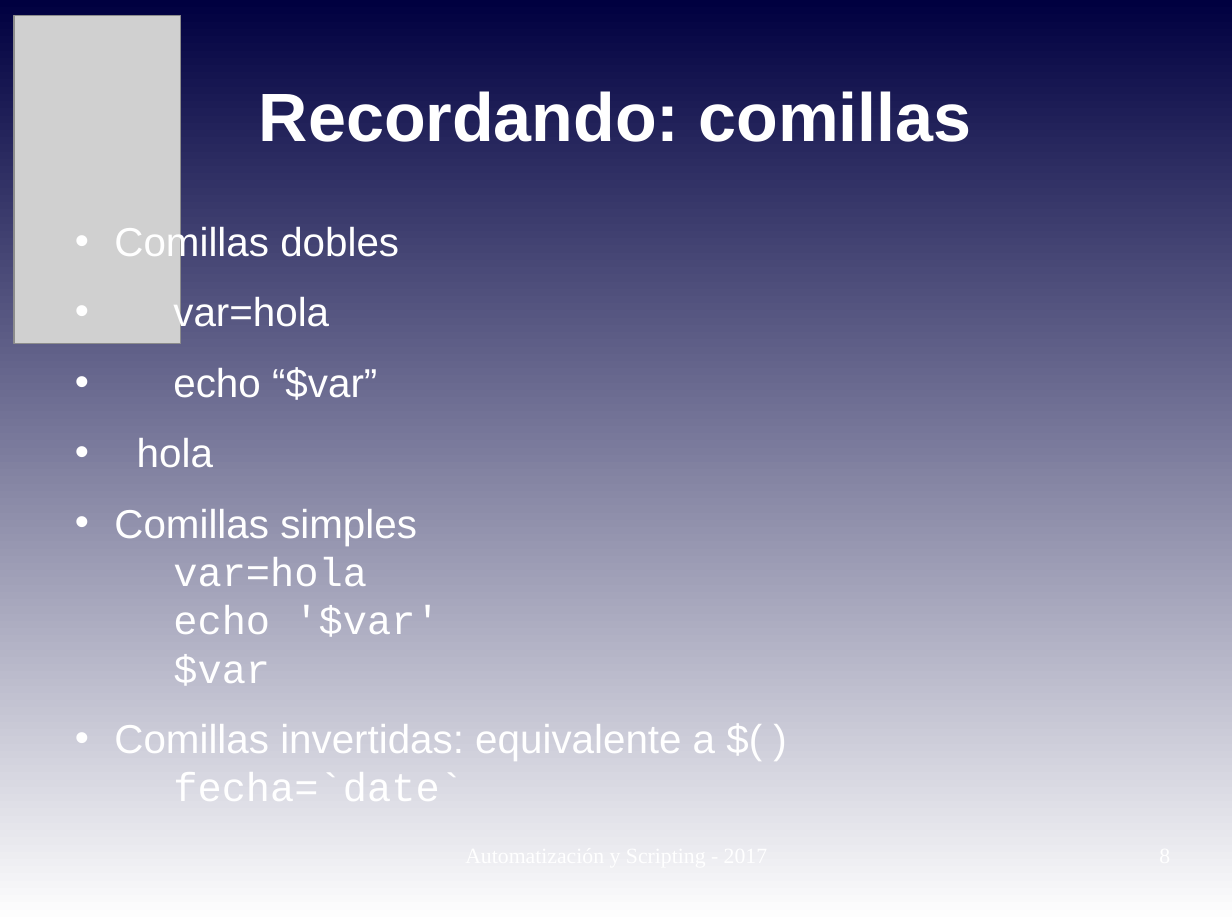
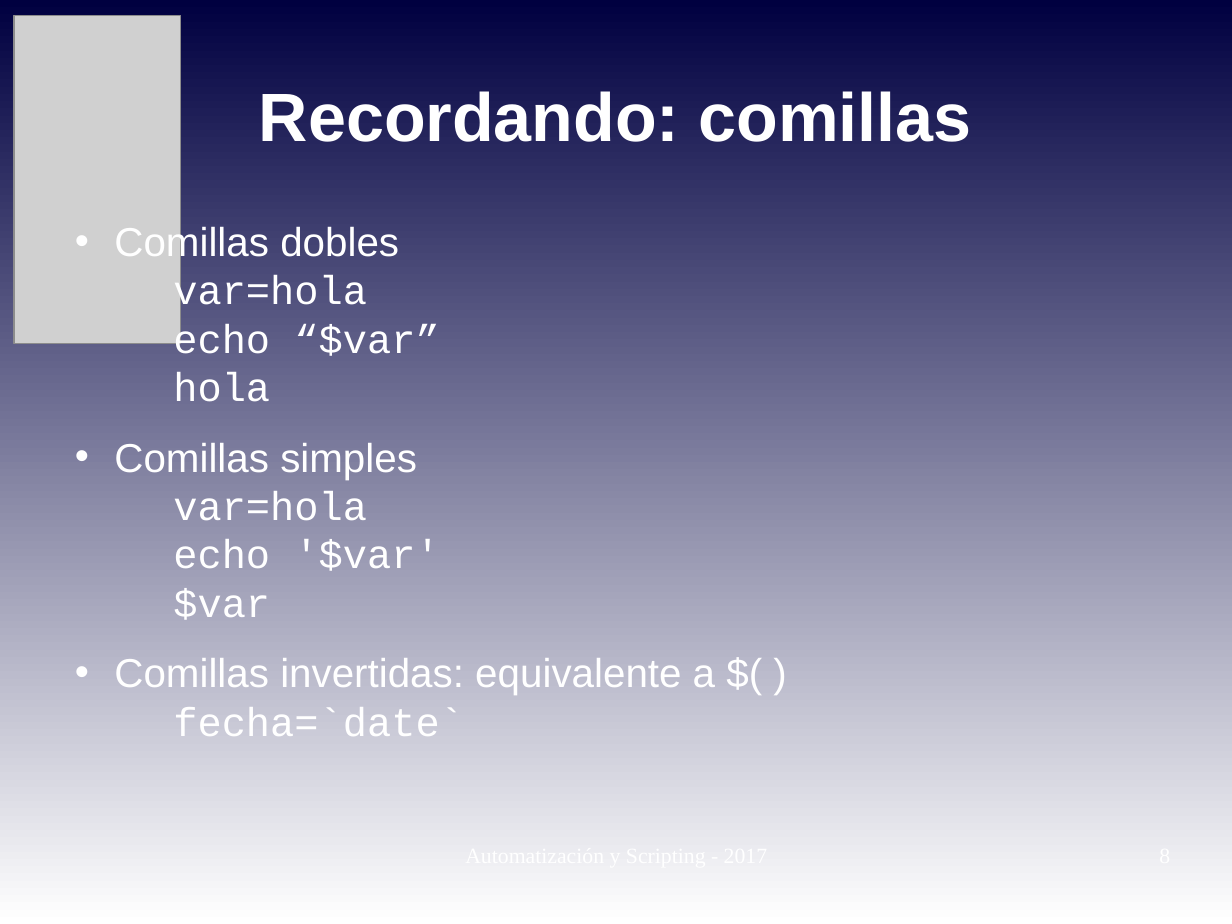
Before and after one commit to niniadcobre/-AutoyScripting, a slide deck: slide 8 of clases/AYS_clase03.odp. Drawn at 1232x924 pixels with LibreOffice and Linux fonts; fonts in the diff are those of the drawing; grey boxes stand for pictures. Boxes give left, top, right and bottom in pixels: in the first picture for what was removed or moved away, otherwise in the second. Text is boxed around its words. In the diff, an @@ line names an element or a change of style, - is before the commit and + after.

```diff
--- a/clases/AYS_clase03.odp
+++ b/clases/AYS_clase03.odp
@@ text at (114,224,439,402): text changed; font Arial to Courier New @@
-• Comillas dobles
-• var=hola
-• echo “$var”
-• hola
+• Comillas dobles
+  var=hola
+  echo “$var”
+  hola
```
Also in this commit, not shown: 2 other files.
